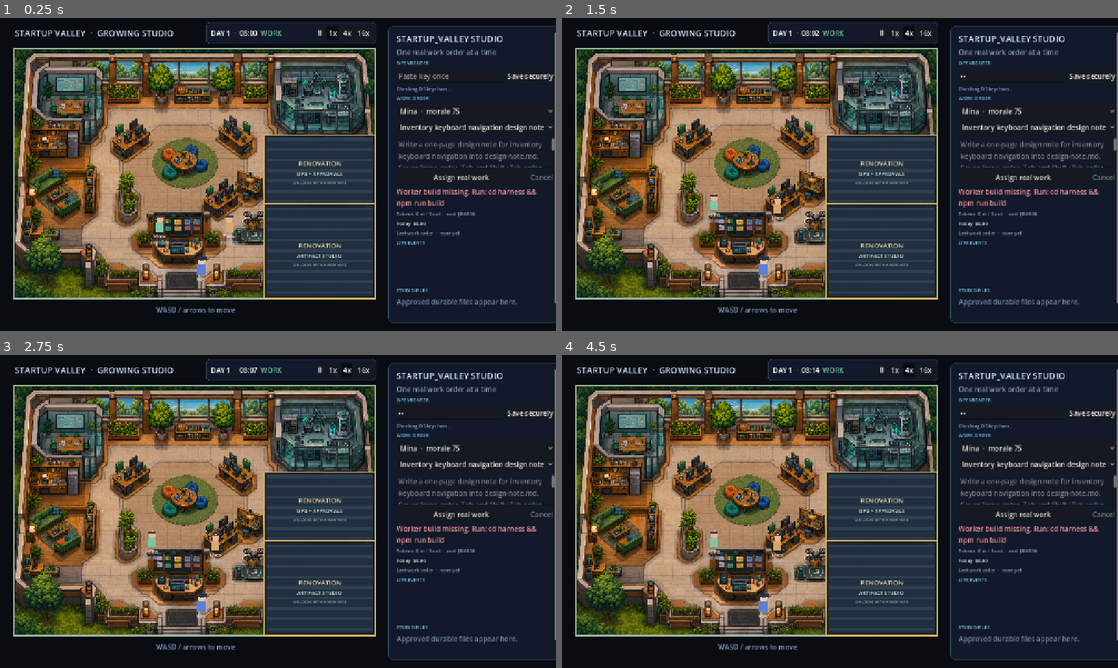
Above: before the commit, frames 1-4 (two rows, left to right).
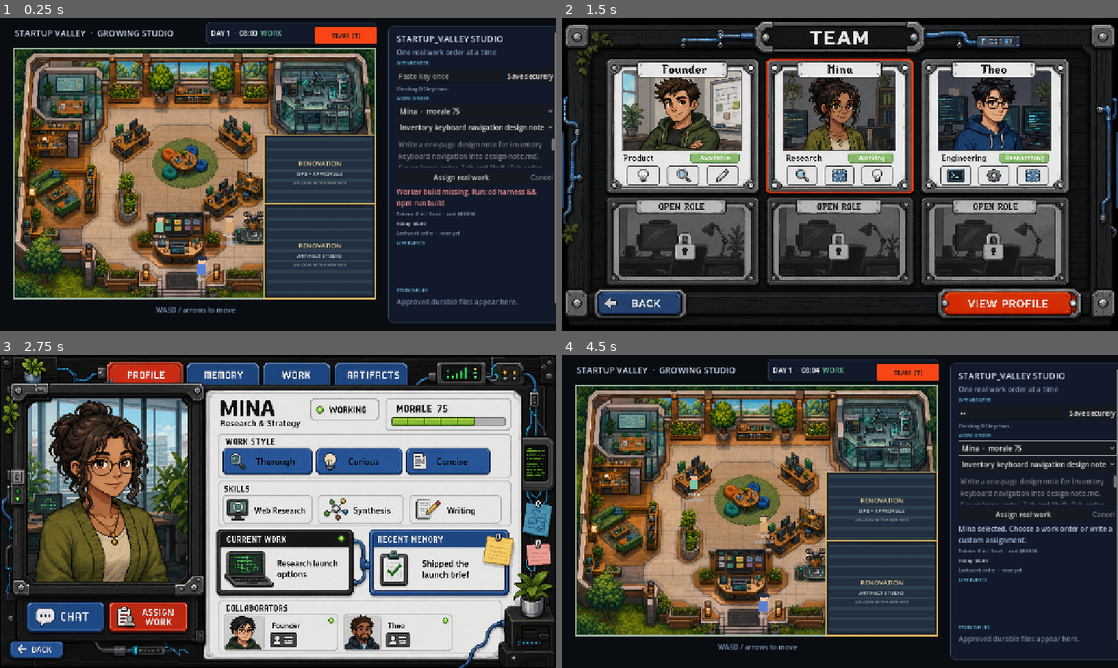
Above: after the commit, the same moments.

Repository: zhast/startup-valley
Game: Godot game, scene res://world/main.tscn
The game is run twice, just before and just after one commit, with the same random seed, the same clock (stepped at 60 frames per second) and the same inputs.
Inputs (mouse positions are in pixels of both pictures, inside the frame that each line leads up to):
- Up to frame 1 (0.25 s): no input
- Up to frame 2 (1.5 s): click (1012, 77) at 0.52 s; type "12" at 0.6 s; click (906, 33) at 1.25 s, where only the run after the commit has a clickable "TEAM [T]"
- Up to frame 3 (2.75 s): click (278, 464) at 2.02 s
- Up to frame 4 (4.5 s): click (606, 652) at 2.77 s; click (1012, 642) at 3.52 s; click (712, 614) at 4.27 s

The runs differ from the first frame. In frame 1, 0.6% of the frame differs, in the area x 56-68%, y 2-9%; in frame 2, 73%; in frame 3, 85%, in the area x 0-100%, y 0-100%; in frame 4, 1.8%.

Commit message:
feat(game): add interactive employee UI preview

Diff:
--- a/game/tests/run_all.gd
+++ b/game/tests/run_all.gd
@@ -21,6 +21,15 @@
 	root.add_child(main)
 	await process_frame
 	await process_frame
+	main.concept_preview.open_roster()
+	if main.concept_preview.current_screen() != "roster":
+		_fail("test_concept_preview: team roster did not open")
+	main.concept_preview.open_profile()
+	if main.concept_preview.current_screen() != "profile":
+		_fail("test_concept_preview: employee profile did not open")
+	main.concept_preview.close_preview()
+	if main.concept_preview.current_screen() != "closed":
+		_fail("test_concept_preview: preview did not close")
 	if main.room.unlocked_hires != 2 or main.room.locked_section_count() != 2:
 		_fail("test_office_growth: the two-person roster did not reveal exactly two office wings")
 	main.room.set_hire_count(0)
--- a/game/tools/validate_project.gd
+++ b/game/tools/validate_project.gd
@@ -9,10 +9,13 @@
 	"res://ui/job_panel.tscn",
 	"res://ui/artifact_viewer.tscn",
 	"res://ui/clock_panel.tscn",
+	"res://ui/concept_preview.tscn",
 	"res://world/main.tscn",
 ]
 const IMPORTANT_TEXTURES: PackedStringArray = [
 	"res://assets/runtime/office/main-office-background.png",
+	"res://assets/concepts/ui/team-roster-brand-palette-concept.png",
+	"res://assets/concepts/ui/employee-profile-brand-palette-concept.png",
 ]
 
 var _failures: int = 0
--- /dev/null
+++ b/game/ui/concept_preview.gd
@@ -0,0 +1,166 @@
+class_name ConceptPreview
+extends Control
+
+signal assign_work_requested(employee_id: String)
+signal chat_requested(employee_id: String)
+
+enum Screen {
+	CLOSED,
+	ROSTER,
+	PROFILE,
+}
+
+const ROSTER_TEXTURE: Texture2D = preload("res://assets/concepts/ui/team-roster-brand-palette-concept.png")
+const PROFILE_TEXTURE: Texture2D = preload("res://assets/concepts/ui/employee-profile-brand-palette-concept.png")
+
+const VERMILION := Color("fa4616")
+const OFF_WHITE := Color("f1f1f1")
+const CHARCOAL := Color("151515")
+const INDIGO := Color("354b98")
+const CERULEAN := Color("6196c1")
+const WHITE := Color("ffffff")
+
+var _screen: Screen = Screen.CLOSED
+var _preview_root: Control
+var _image: TextureRect
+var _launcher: Button
+var _roster_controls: Array[Control] = []
+var _profile_controls: Array[Control] = []
+
+func _ready() -> void:
+	set_anchors_and_offsets_preset(Control.PRESET_FULL_RECT)
+	mouse_filter = Control.MOUSE_FILTER_IGNORE
+	z_index = 100
+	_build_launcher()
+	_build_preview()
+	close_preview()
+
+func _unhandled_key_input(event: InputEvent) -> void:
+	if not event is InputEventKey:
+		return
+	var key_event := event as InputEventKey
+	if not key_event.pressed or key_event.echo:
+		return
+	if key_event.keycode == KEY_T:
+		if _screen == Screen.CLOSED:
+			open_roster()
+		else:
+			close_preview()
+		get_viewport().set_input_as_handled()
+	elif key_event.keycode == KEY_ESCAPE and _screen != Screen.CLOSED:
+		close_preview()
+		get_viewport().set_input_as_handled()
+
+func open_roster() -> void:
+	_screen = Screen.ROSTER
+	_preview_root.visible = true
+	_launcher.visible = false
+	_image.texture = ROSTER_TEXTURE
+	_set_controls_visible(_roster_controls, true)
+	_set_controls_visible(_profile_controls, false)
+
+func open_profile() -> void:
+	_screen = Screen.PROFILE
+	_preview_root.visible = true
+	_launcher.visible = false
+	_image.texture = PROFILE_TEXTURE
+	_set_controls_visible(_roster_controls, false)
+	_set_controls_visible(_profile_controls, true)
+
+func close_preview() -> void:
+	_screen = Screen.CLOSED
+	_preview_root.visible = false
+	_launcher.visible = true
+
+func current_screen() -> String:
+	match _screen:
+		Screen.ROSTER:
+			return "roster"
+		Screen.PROFILE:
+			return "profile"
+		_:
+			return "closed"
+
+func _build_launcher() -> void:
+	_launcher = Button.new()
+	_launcher.text = "TEAM  [T]"
+	_launcher.tooltip_text = "Open the interactive team UI concept"
+	_launcher.focus_mode = Control.FOCUS_ALL
+	_launcher.mouse_default_cursor_shape = Control.CURSOR_POINTING_HAND
+	_launcher.anchor_left = 0.565
+	_launcher.anchor_top = 0.025
+	_launcher.anchor_right = 0.68
+	_launcher.anchor_bottom = 0.085
+	_launcher.add_theme_font_size_override("font_size", 15)
+	_launcher.add_theme_color_override("font_color", CHARCOAL)
+	_launcher.add_theme_color_override("font_hover_color", CHARCOAL)
+	_launcher.add_theme_color_override("font_pressed_color", OFF_WHITE)
+	_launcher.add_theme_stylebox_override("normal", _button_style(VERMILION, CHARCOAL))
+	_launcher.add_theme_stylebox_override("hover", _button_style(OFF_WHITE, VERMILION))
+	_launcher.add_theme_stylebox_override("pressed", _button_style(INDIGO, WHITE))
+	_launcher.add_theme_stylebox_override("focus", _button_style(CERULEAN, WHITE))
+	_launcher.pressed.connect(open_roster)
+	add_child(_launcher)
+
+func _build_preview() -> void:
+	_preview_root = Control.new()
+	_preview_root.set_anchors_and_offsets_preset(Control.PRESET_FULL_RECT)
+	_preview_root.mouse_filter = Control.MOUSE_FILTER_STOP
+	add_child(_preview_root)
+
+	_image = TextureRect.new()
+	_image.set_anchors_and_offsets_preset(Control.PRESET_FULL_RECT)
+	_image.expand_mode = TextureRect.EXPAND_IGNORE_SIZE
+	_image.stretch_mode = TextureRect.STRETCH_KEEP_ASPECT_COVERED
+	_image.mouse_filter = Control.MOUSE_FILTER_STOP
+	_preview_root.add_child(_image)
+
+	_roster_controls.append(_hotspot(Rect2(0.365, 0.13, 0.27, 0.44), "Open Mina's profile", open_profile))
+	_roster_controls.append(_hotspot(Rect2(0.68, 0.855, 0.27, 0.125), "View Mina's profile", open_profile))
+	_roster_controls.append(_hotspot(Rect2(0.02, 0.86, 0.22, 0.12), "Close team roster", close_preview))
+
+	_profile_controls.append(_hotspot(Rect2(0.015, 0.90, 0.13, 0.09), "Back to team roster", open_roster))
+	_profile_controls.append(_hotspot(Rect2(0.195, 0.775, 0.145, 0.12), "Assign work to Mina", _assign_mina))
+	_profile_controls.append(_hotspot(Rect2(0.025, 0.775, 0.165, 0.12), "Chat with Mina", _chat_with_mina))
+
+func _hotspot(area: Rect2, hint: String, callback: Callable) -> Button:
+	var button := Button.new()
+	button.anchor_left = area.position.x
+	button.anchor_top = area.position.y
+	button.anchor_right = area.end.x
+	button.anchor_bottom = area.end.y
+	button.tooltip_text = hint
+	button.focus_mode = Control.FOCUS_ALL
+	button.mouse_default_cursor_shape = Control.CURSOR_POINTING_HAND
+	var empty_style := StyleBoxEmpty.new()
+	button.add_theme_stylebox_override("normal", empty_style)
+	button.add_theme_stylebox_override("hover", empty_style)
+	button.add_theme_stylebox_override("pressed", empty_style)
+	button.add_theme_stylebox_override("focus", empty_style)
+	button.pressed.connect(callback)
+	_preview_root.add_child(button)
+	return button
+
+func _set_controls_visible(controls: Array[Control], value: bool) -> void:
+	for control: Control in controls:
+		control.visible = value
+
+func _assign_mina() -> void:
+	close_preview()
+	assign_work_requested.emit("mira")
+
+func _chat_with_mina() -> void:
+	close_preview()
+	chat_requested.emit("mira")
+
+func _button_style(background: Color, border: Color) -> StyleBoxFlat:
+	var style := StyleBoxFlat.new()
+	style.bg_color = background
+	style.border_color = border
+	style.set_border_width_all(2)
+	style.set_corner_radius_all(5)
+	style.content_margin_left = 10.0
+	style.content_margin_right = 10.0
+	style.content_margin_top = 6.0
+	style.content_margin_bottom = 6.0
+	return style
--- /dev/null
+++ b/game/ui/concept_preview.tscn
@@ -0,0 +1,13 @@
+[gd_scene load_steps=2 format=3]
+
+[ext_resource type="Script" path="res://ui/concept_preview.gd" id="1"]
+
+[node name="ConceptPreview" type="Control"]
+layout_mode = 3
+anchors_preset = 15
+anchor_right = 1.0
+anchor_bottom = 1.0
+grow_horizontal = 2
+grow_vertical = 2
+mouse_filter = 2
+script = ExtResource("1")
--- a/game/ui/job_panel.gd
+++ b/game/ui/job_panel.gd
@@ -372,6 +372,13 @@
 	_assign_button.disabled = records.is_empty() or not _active_job_id.is_empty()
 	_on_job_selected(_job_picker.selected)
 
+func select_employee(employee_id: String) -> void:
+	for item: int in range(_employee_picker.item_count):
+		if str(_employee_picker.get_item_metadata(item)) == employee_id:
+			_employee_picker.select(item)
+			_employee_picker.grab_focus()
+			return
+
 func begin_job(job_id: String) -> void:
 	_active_job_id = job_id
 	_assign_button.disabled = true
--- a/game/world/main.gd
+++ b/game/world/main.gd
@@ -11,6 +11,7 @@
 @onready var artifact_viewer: ArtifactViewer = $Interface/ArtifactViewer
 @onready var day_clock: DayClock = $DayClock
 @onready var clock_panel: ClockPanel = $Interface/ClockPanel
+@onready var concept_preview: ConceptPreview = $Interface/ConceptPreview
 
 var _employees: Dictionary[String, EmployeeAvatar] = {}
 var _job_employees: Dictionary[String, String] = {}
@@ -57,6 +58,8 @@
 	job_panel.promotion_decided.connect(worker_client.promote_job)
 	day_clock.time_changed.connect(_on_clock_changed)
 	clock_panel.speed_selected.connect(day_clock.set_speed)
+	concept_preview.assign_work_requested.connect(_on_concept_assign_work_requested)
+	concept_preview.chat_requested.connect(_on_concept_chat_requested)
 
 func _on_worker_connected() -> void:
 	_worker_ready = true
@@ -204,6 +207,13 @@
 		_on_job_event(active_job, event)
 	job_panel.set_error("%s. Restarting the worker once…" % message)
 
+func _on_concept_assign_work_requested(employee_id: String) -> void:
+	job_panel.select_employee(employee_id)
+	job_panel.set_info("Mina selected. Choose a work order or write a custom assignment.")
+
+func _on_concept_chat_requested(_employee_id: String) -> void:
+	job_panel.set_info("Employee chat is still a visual concept. Real work assignment is available now.")
+
 func get_employee(employee_id: String) -> EmployeeAvatar:
 	return _employees.get(employee_id) as EmployeeAvatar
 
--- a/game/world/main.tscn
+++ b/game/world/main.tscn
@@ -8,6 +8,7 @@
 [ext_resource type="PackedScene" path="res://ui/artifact_viewer.tscn" id="6"]
 [ext_resource type="Script" path="res://simulation/day_clock.gd" id="7"]
 [ext_resource type="PackedScene" path="res://ui/clock_panel.tscn" id="8"]
+[ext_resource type="PackedScene" path="res://ui/concept_preview.tscn" id="9"]
 
 [node name="Main" type="Node"]
 script = ExtResource("1")
@@ -58,3 +59,5 @@
 [node name="ArtifactViewer" parent="Interface" instance=ExtResource("6")]
 
 [node name="ClockPanel" parent="Interface" instance=ExtResource("8")]
+
+[node name="ConceptPreview" parent="Interface" instance=ExtResource("9")]
Not shown, added: game/ui/concept_preview.gd.uid
Not shown: 1 places in game/world/main.tscn that only renumber resources
